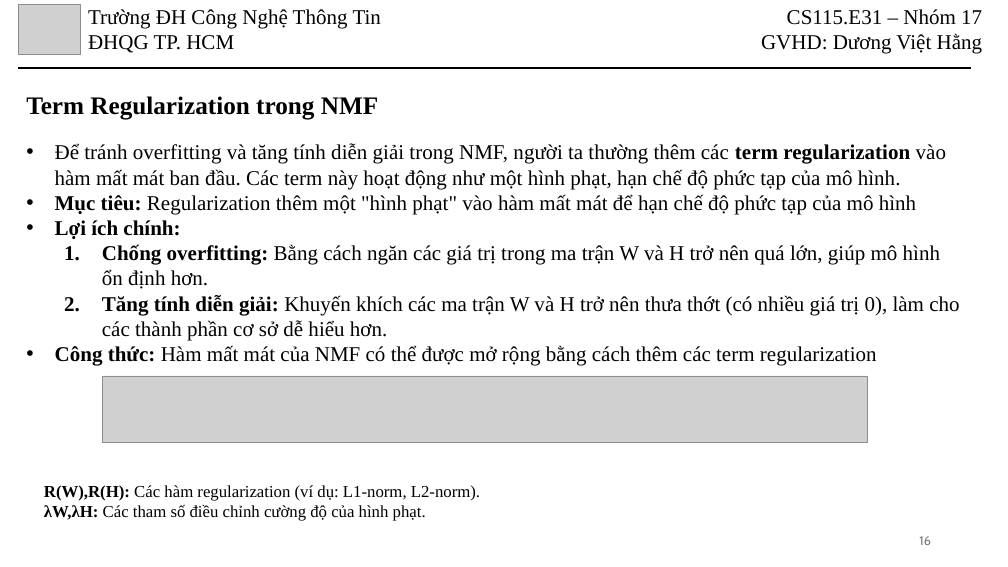
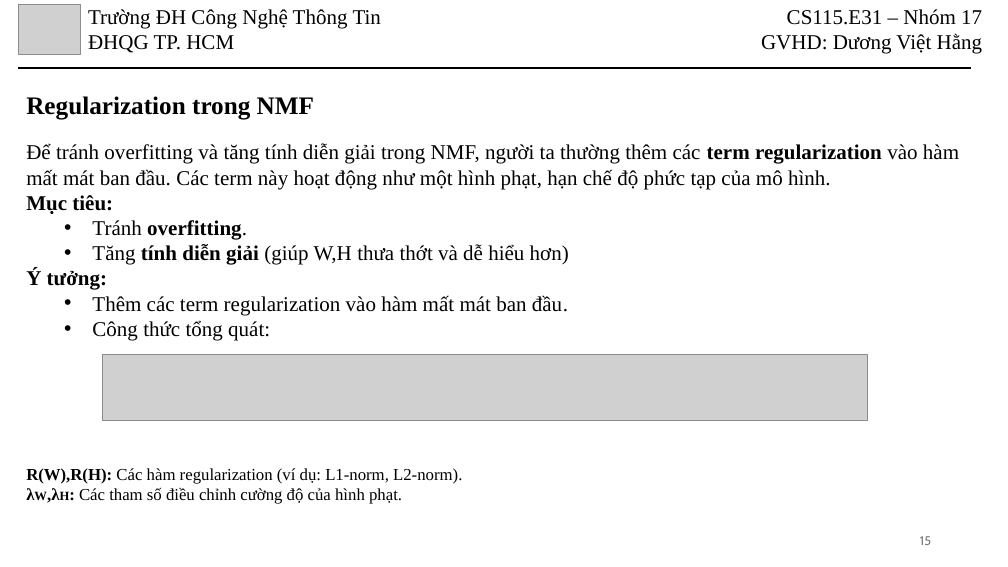
Before and after one commit to HoanHang/AI-UIT, a slide deck: slide 15 of Toan_KHMT/BaoCao/CS115-Nhom17-NMF.pptx (slide 16 before the commit). Drawn at 1008x567 pixels with LibreOffice and Linux fonts; fonts in the diff are those of the drawing; grey boxes stand for pictures. Boxes give left, top, right and bottom in pixels: in the first picture for what was removed or moved away, otherwise in the second. Text is boxed around its words. In the diff, an @@ line names an element or a change of style, - is before the commit and + after.

```diff
--- a/Toan_KHMT/BaoCao/CS115-Nhom17-NMF.pptx
+++ b/Toan_KHMT/BaoCao/CS115-Nhom17-NMF.pptx
@@ text at [26, 96, 314, 120]: text changed @@
-Term Regularization trong NMF
+Regularization trong NMF
@@ text at [26, 143, 959, 189]: bullet • to none @@
@@ text at [26, 195, 569, 341]: text changed @@
-• Mục tiêu: Regularization thêm một "hình phạt" vào hàm mất mát để hạn chế độ phức tạp của mô hình
-• Lợi ích chính:
-  1. Chống overfitting: Bằng cách ngăn các giá trị trong ma trận W và H trở nên quá lớn, giúp mô hình ổn định hơn.
-  2. Tăng tính diễn giải: Khuyến khích các ma trận W và H trở nên thưa thớt (có nhiều giá trị 0), làm cho các thành phần cơ sở dễ hiểu hơn.
-  • Công thức: Hàm mất mát của NMF có thể được mở rộng bằng cách thêm các term regularization
+Mục tiêu:
+  • Tránh overfitting.
+  • Tăng tính diễn giải (giúp W,H thưa thớt và dễ hiểu hơn)
+Ý tưởng:
+  • Thêm các term regularization vào hàm mất mát ban đầu.
+  • Công thức tổng quát:
@@ picture: place and size @@
-picture at [102, 376, 867, 442]
+picture at [102, 355, 867, 421]
@@ text "R(W),R(H): Các hàm regularization (ví ...": place and size @@
-text "R(W),R(H): Các hàm regularization (ví ..." at [44, 485, 480, 521]
+text "R(W),R(H): Các hàm regularization (ví ..." at [26, 468, 462, 504]
@@ text at [79, 488, 402, 504]: size 16 to 12 pt in "λW,λH:" @@
@@ page number at [920, 536, 931, 545]: text changed @@
-16
+15
```
Also in this commit, not shown: 22 other slides changed, 2 slides removed.
